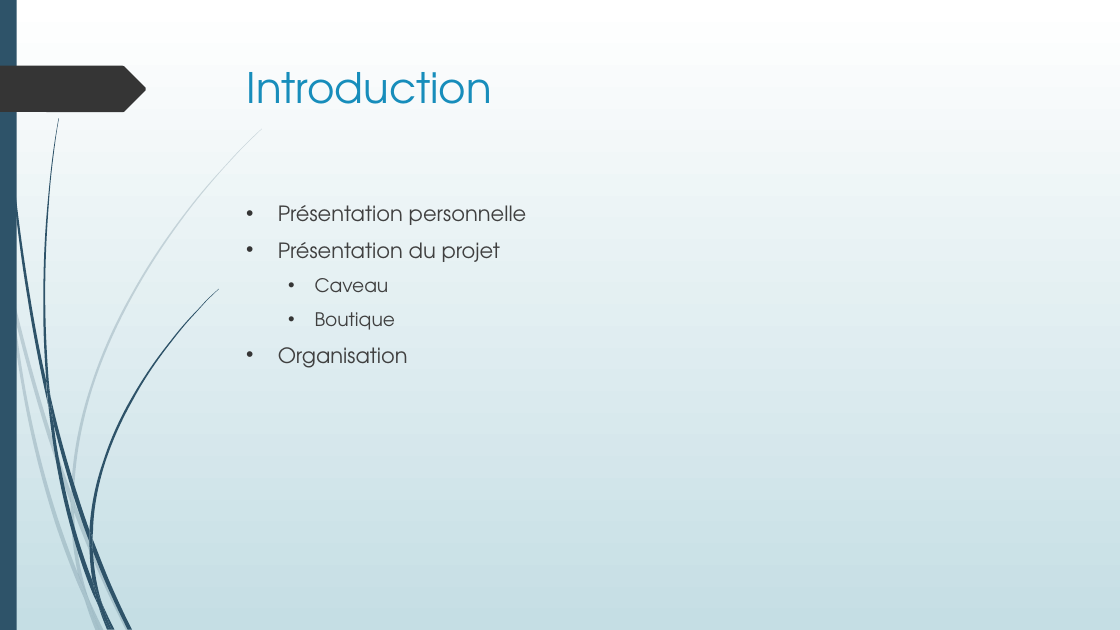
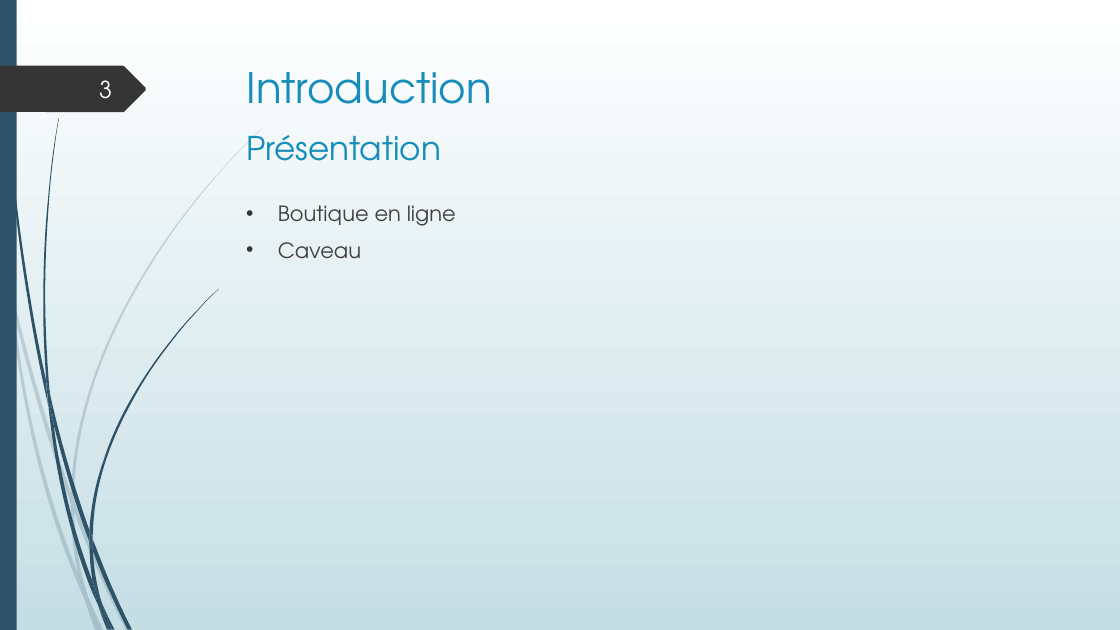
Before and after one commit to LisaF0/projet, a slide deck: slide 3 of aDoc/Projet boutique en ligne.pptx (slide 2 before the commit). Drawn at 1120x630 pixels with LibreOffice and Linux fonts; fonts in the diff are those of the drawing. Boxes give left, top, right and bottom in pixels: in the first picture for what was removed or moved away, otherwise in the second. Text is boxed around its words. In the diff, an @@ line names an element or a change of style, - is before the commit and + after.

```diff
--- a/aDoc/Projet boutique en ligne.pptx
+++ b/aDoc/Projet boutique en ligne.pptx
@@ page number added at (x1=99, y1=80, x2=112, y2=99), 20 pt, text #FEFFFF @@
+3
@@ text added at (x1=247, y1=135, x2=442, y2=161), 28 pt, text #178DBB @@
+Présentation
@@ text at (x1=278, y1=205, x2=456, y2=226): text changed @@
-• Présentation personnelle
-• Présentation du projet
+• Boutique en ligne
@@ text at (x1=278, y1=242, x2=361, y2=259): size 16 to 18 pt in "Caveau"; list level 2 to 1 in "Caveau" @@
@@ text at (x1=278, y1=312, x2=408, y2=368): paragraphs removed @@
-  • Boutique
-• Organisation
```
Also in this commit, not shown: 19 other slides changed, 10 slides added, 8 slides removed, 30 other files.
